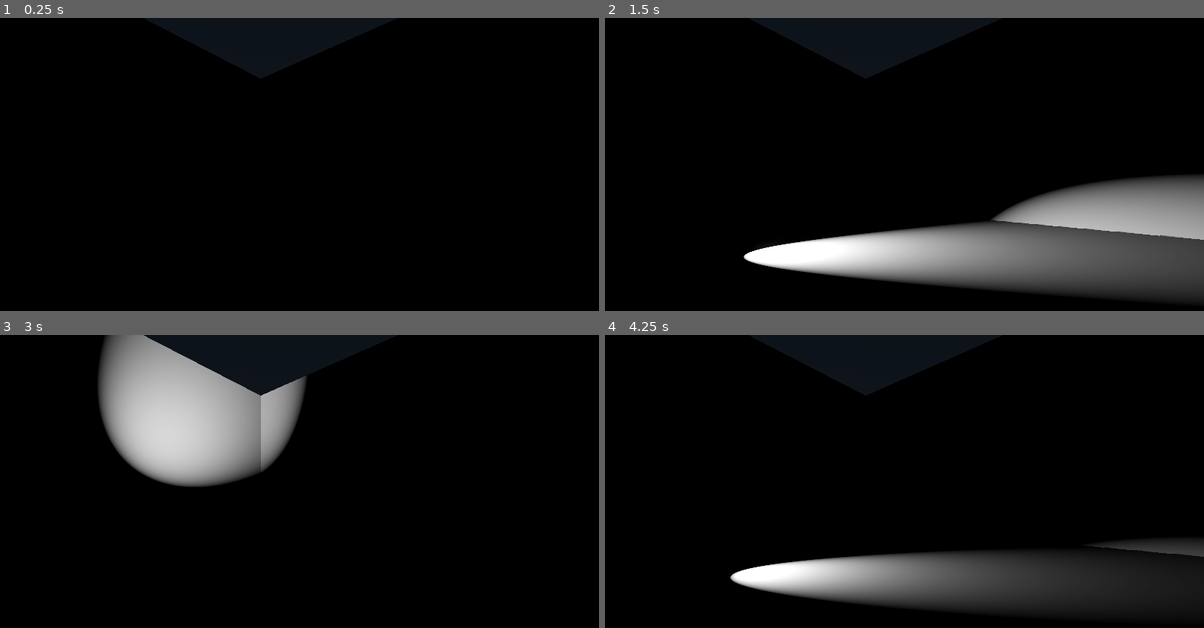
Above: before the commit, frames 1-4 (two rows, left to right).
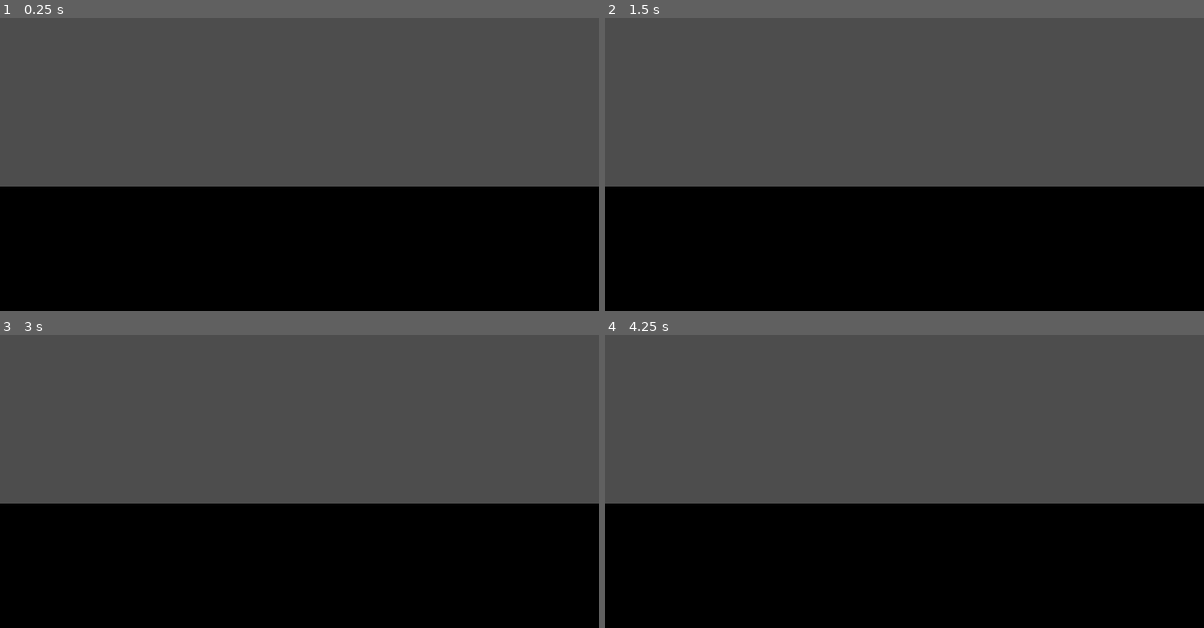
Above: after the commit, the same moments.

Repository: Bigaston/LightShow
Game: Godot game, scene res://scenes/MainScene.tscn
Two runs of this game, one before a commit and one after it. Both use one fixed random seed, a clock stepped at 60 frames per second and the inputs below. Before the commit the project starts from res://scenes/test_scene.tscn.
Inputs (mouse positions are in pixels of both pictures, inside the frame that each line leads up to):
- Up to frame 1 (0.25 s): no input
- Up to frame 2 (1.5 s): move the mouse to (1036, 170) at 0.52 s; hold S (flying_cam_backward, bound only after the commit) 0.53-1.25 s; click (1036, 170) at 0.67 s; tap Q (flying_cam_down, bound only after the commit) at 0.8 s; drag from (784, 202) to (874, 252) at 1.27 s
- Up to frame 3 (3 s): move the mouse to (359, 428) at 2.02 s; hold W (flying_cam_forward, bound only after the commit) 2.03-2.75 s; click (359, 428) at 2.17 s; tap A (flying_cam_left, bound only after the commit) at 2.3 s; tap Enter at 2.75 s; drag from (269, 569) to (119, 452) at 2.77 s
- Up to frame 4 (4.25 s): move the mouse to (1084, 554) at 3.52 s; hold D (flying_cam_right, bound only after the commit) from 3.53 s (still down); click (1084, 554) at 3.67 s; tap E (flying_cam_up, bound only after the commit) at 3.8 s

The runs differ from the first frame. In frame 1, 58% of the frame differs, in the area x 0-100%, y 0-58%; in frame 2, 76%, in the area x 0-100%, y 0-97%; in frame 3, 56%; in frame 4, 70%.

Commit message:
Ajout de textures prototype + flying camera

Diff:
--- /dev/null
+++ b/objects/cameras/FlyingCamera.gd
@@ -0,0 +1,49 @@
+extends Camera3D
+
+@export var moving_speed = 5
+@export var rotation_speed = 0.2
+@export var minimum_height = 0.1
+
+var is_move_button_pressed: bool = false
+
+# Called every frame. 'delta' is the elapsed time since the previous frame.
+func _process(delta: float) -> void:
+	if is_move_button_pressed:
+		if Input.is_action_pressed("flying_cam_forward"):
+			position = position + (-basis.z * moving_speed * delta)
+
+		if Input.is_action_pressed("flying_cam_backward"):
+			position = position + (basis.z * moving_speed * delta)
+
+		if Input.is_action_pressed("flying_cam_left"):
+			position = position + (-basis.x * moving_speed * delta)
+
+		if Input.is_action_pressed("flying_cam_right"):
+			position = position + (basis.x * moving_speed * delta)
+
+		if Input.is_action_pressed("flying_cam_up"):
+			position = position + Vector3.UP * moving_speed * delta
+
+		if Input.is_action_pressed("flying_cam_down"):
+			position = position + Vector3.DOWN * moving_speed * delta
+
+		if position.y < minimum_height:
+			position.y = minimum_height
+
+func _unhandled_input(event: InputEvent) -> void:
+	if event is InputEventMouseButton and event.button_index == MOUSE_BUTTON_RIGHT:
+		if event.pressed:
+			Input.mouse_mode = Input.MOUSE_MODE_CAPTURED
+			is_move_button_pressed = true
+		else:
+			Input.mouse_mode = Input.MOUSE_MODE_VISIBLE
+			is_move_button_pressed = false
+
+	if event is InputEventMouseMotion and is_move_button_pressed:
+		rotation_degrees.y += -event.relative.x * rotation_speed
+		rotation_degrees.x += -event.relative.y * rotation_speed
+
+		if rotation_degrees.x > 90:
+			rotation_degrees.x = 90
+		elif rotation_degrees.x < -90:
+			rotation_degrees.x = -90
--- /dev/null
+++ b/objects/cameras/FlyingCamera.tscn
@@ -0,0 +1,6 @@
+[gd_scene load_steps=2 format=3 uid="uid://c77cqyhql034w"]
+
+[ext_resource type="Script" path="res://objects/cameras/FlyingCamera.gd" id="1_0fa2c"]
+
+[node name="FlyingCamera" type="Camera3D"]
+script = ExtResource("1_0fa2c")
--- a/project.godot
+++ b/project.godot
@@ -10,8 +10,8 @@
 
 [application]
 
-config/name="LightShow"
-run/main_scene="res://scenes/test_scene.tscn"
+config/name="GoShow"
+run/main_scene="res://scenes/MainScene.tscn"
 config/features=PackedStringArray("4.2", "Forward Plus")
 config/icon="res://icon.svg"
 
@@ -27,3 +27,36 @@
 "res://resources/": "orange",
 "res://scenes/": "blue"
 }
+
+[input]
+
+flying_cam_forward={
+"deadzone": 0.5,
+"events": [Object(InputEventKey,"resource_local_to_scene":false,"resource_name":"","device":-1,"window_id":0,"alt_pressed":false,"shift_pressed":false,"ctrl_pressed":false,"meta_pressed":false,"pressed":false,"keycode":0,"physical_keycode":87,"key_label":0,"unicode":122,"echo":false,"script":null)
+]
+}
+flying_cam_backward={
+"deadzone": 0.5,
+"events": [Object(InputEventKey,"resource_local_to_scene":false,"resource_name":"","device":-1,"window_id":0,"alt_pressed":false,"shift_pressed":false,"ctrl_pressed":false,"meta_pressed":false,"pressed":false,"keycode":0,"physical_keycode":83,"key_label":0,"unicode":115,"echo":false,"script":null)
+]
+}
+flying_cam_left={
+"deadzone": 0.5,
+"events": [Object(InputEventKey,"resource_local_to_scene":false,"resource_name":"","device":-1,"window_id":0,"alt_pressed":false,"shift_pressed":false,"ctrl_pressed":false,"meta_pressed":false,"pressed":false,"keycode":0,"physical_keycode":65,"key_label":0,"unicode":113,"echo":false,"script":null)
+]
+}
+flying_cam_right={
+"deadzone": 0.5,
+"events": [Object(InputEventKey,"resource_local_to_scene":false,"resource_name":"","device":-1,"window_id":0,"alt_pressed":false,"shift_pressed":false,"ctrl_pressed":false,"meta_pressed":false,"pressed":false,"keycode":0,"physical_keycode":68,"key_label":0,"unicode":100,"echo":false,"script":null)
+]
+}
+flying_cam_up={
+"deadzone": 0.5,
+"events": [Object(InputEventKey,"resource_local_to_scene":false,"resource_name":"","device":-1,"window_id":0,"alt_pressed":false,"shift_pressed":false,"ctrl_pressed":false,"meta_pressed":false,"pressed":false,"keycode":0,"physical_keycode":69,"key_label":0,"unicode":101,"echo":false,"script":null)
+]
+}
+flying_cam_down={
+"deadzone": 0.5,
+"events": [Object(InputEventKey,"resource_local_to_scene":false,"resource_name":"","device":-1,"window_id":0,"alt_pressed":false,"shift_pressed":false,"ctrl_pressed":false,"meta_pressed":false,"pressed":false,"keycode":0,"physical_keycode":81,"key_label":0,"unicode":97,"echo":false,"script":null)
+]
+}
--- /dev/null
+++ b/scenes/MainScene.tscn
@@ -0,0 +1,29 @@
+[gd_scene load_steps=6 format=3 uid="uid://3xmpptnmd6wc"]
+
+[ext_resource type="Texture2D" uid="uid://u7xn1401jfek" path="res://resources/textures/Prototype/texture_08.png" id="1_2ktel"]
+[ext_resource type="PackedScene" uid="uid://c77cqyhql034w" path="res://objects/cameras/FlyingCamera.tscn" id="2_jxigl"]
+
+[sub_resource type="StandardMaterial3D" id="StandardMaterial3D_w4egh"]
+albedo_texture = ExtResource("1_2ktel")
+uv1_triplanar = true
+
+[sub_resource type="PlaneMesh" id="PlaneMesh_wkbe3"]
+material = SubResource("StandardMaterial3D_w4egh")
+size = Vector2(1000, 1000)
+
+[sub_resource type="BoxShape3D" id="BoxShape3D_w32je"]
+size = Vector3(1000, 0.5, 1000)
+
+[node name="MainScene" type="Node3D"]
+
+[node name="Ground" type="MeshInstance3D" parent="."]
+mesh = SubResource("PlaneMesh_wkbe3")
+
+[node name="StaticBody3D" type="StaticBody3D" parent="Ground"]
+transform = Transform3D(1, 0, 0, 0, 1, 0, 0, 0, 1, 0, -0.25, 0)
+
+[node name="CollisionShape3D" type="CollisionShape3D" parent="Ground/StaticBody3D"]
+shape = SubResource("BoxShape3D_w32je")
+
+[node name="FlyingCamera" parent="." instance=ExtResource("2_jxigl")]
+transform = Transform3D(1, 0, 0, 0, 1, 0, 0, 0, 1, 0, 0.697768, 0.781563)
--- a/scenes/test_scene.tscn
+++ b/scenes/test_scene.tscn
@@ -126,6 +126,5 @@
 
 [node name="Lyre" parent="." instance=ExtResource("1_wkpo5")]
 transform = Transform3D(1, 0, 0, 0, 1, 0, 0, 0, 1, -2.41294, 0, 0)
-pan = 49.5906
+pan = 136.447
 tilt = -103.553
-power = 18.5144
Binary file added: resources/textures/Prototype/texture_01.png
Not shown, added: resources/textures/Prototype/texture_01.png.import
Binary file added: resources/textures/Prototype/texture_02.png
Not shown, added: resources/textures/Prototype/texture_02.png.import
Binary file added: resources/textures/Prototype/texture_03.png
Not shown, added: resources/textures/Prototype/texture_03.png.import
Binary file added: resources/textures/Prototype/texture_04.png
Not shown, added: resources/textures/Prototype/texture_04.png.import
Binary file added: resources/textures/Prototype/texture_05.png
Not shown, added: resources/textures/Prototype/texture_05.png.import
Binary file added: resources/textures/Prototype/texture_06.png
Not shown, added: resources/textures/Prototype/texture_06.png.import
(and 14 more such lines)
